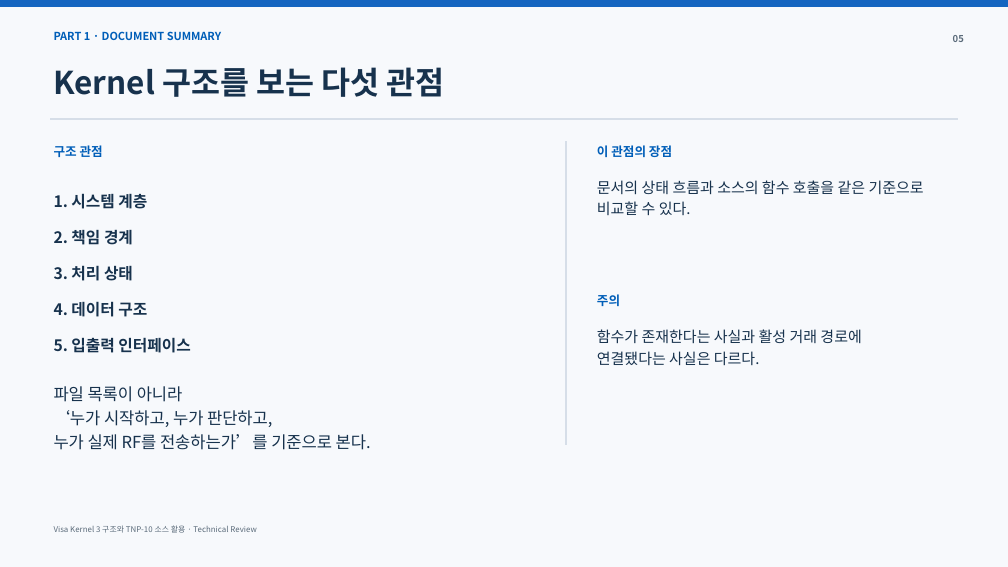
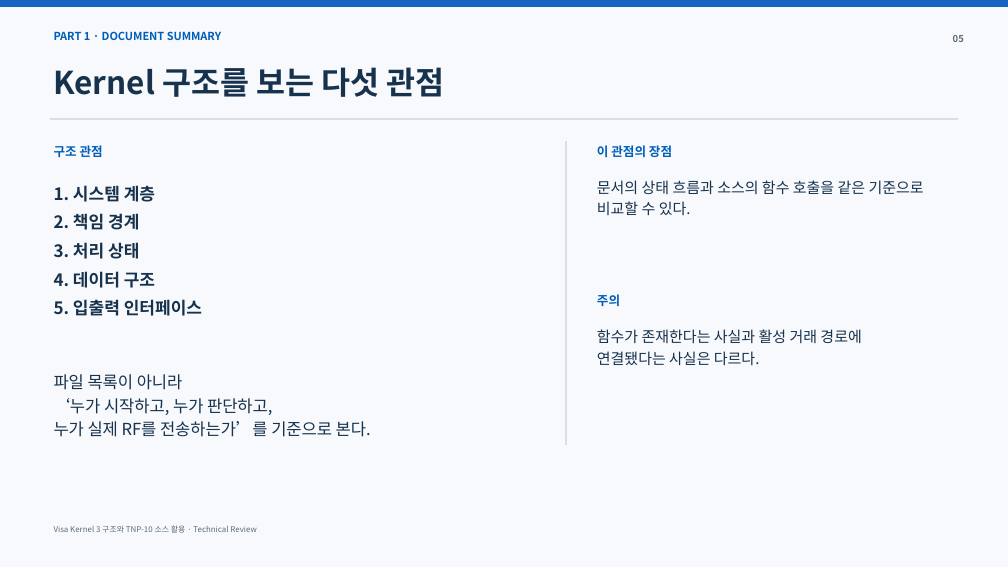
Before and after one commit to tjdguswls01/SeongHyeonJin_em, a slide deck: slide 5 of kernel/01_VISA/visa.pptx. Drawn at 1008x567 pixels with LibreOffice and Linux fonts; fonts in the diff are those of the drawing. Boxes give left, top, right and bottom in pixels: in the first picture for what was removed or moved away, otherwise in the second. Text is boxed around its words. In the diff, an @@ line names an element or a change of style, - is before the commit and + after.

```diff
--- a/kernel/01_VISA/visa.pptx
+++ b/kernel/01_VISA/visa.pptx
@@ text "1. 시스템 계층" at (54, 185, 202, 316): size 15 to 16.3 pt; line spacing 1.9 to 1.4 @@
@@ text "파일 목록이 아니라": place and size @@
-text "파일 목록이 아니라" at (54, 386, 371, 450)
+text "파일 목록이 아니라" at (54, 374, 371, 437)
```
Also in this commit, not shown: 3 other slides changed, 9 other files.
